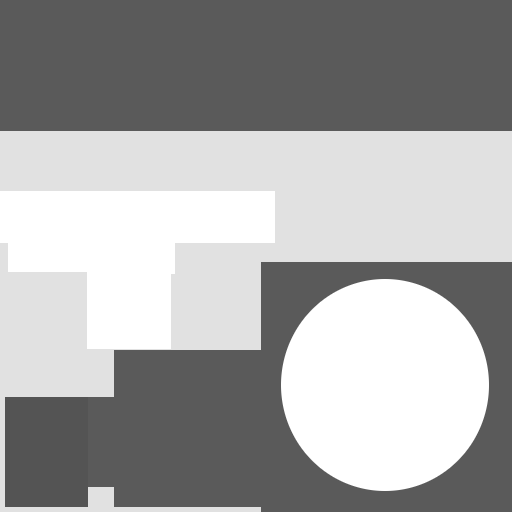
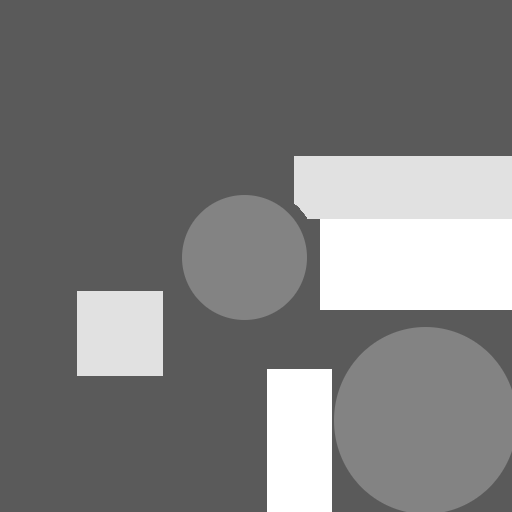
Two versions of the same layered image (512 x 512). Layer-by-layer changes:
painted on "Warstwa #5" over [0,131,512,512]
